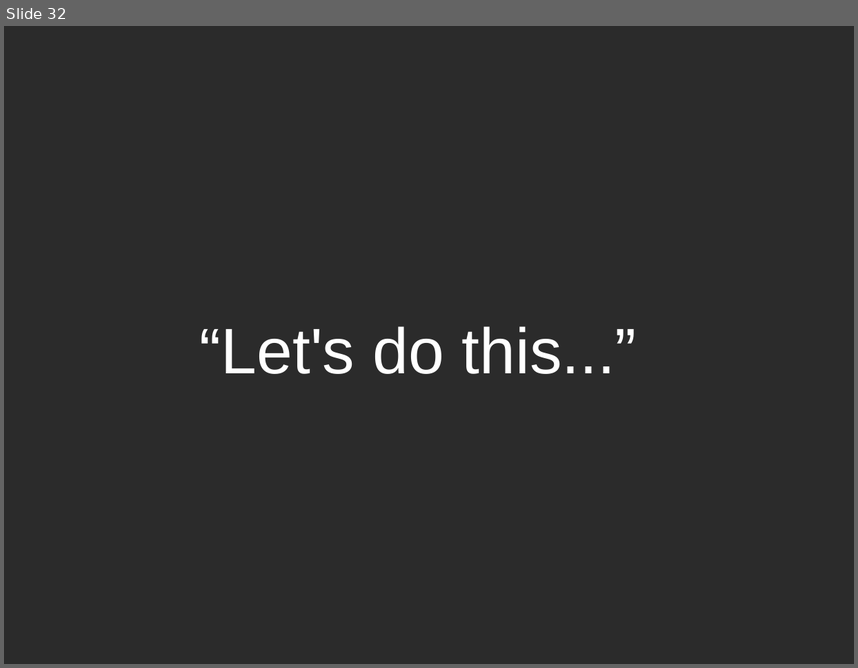
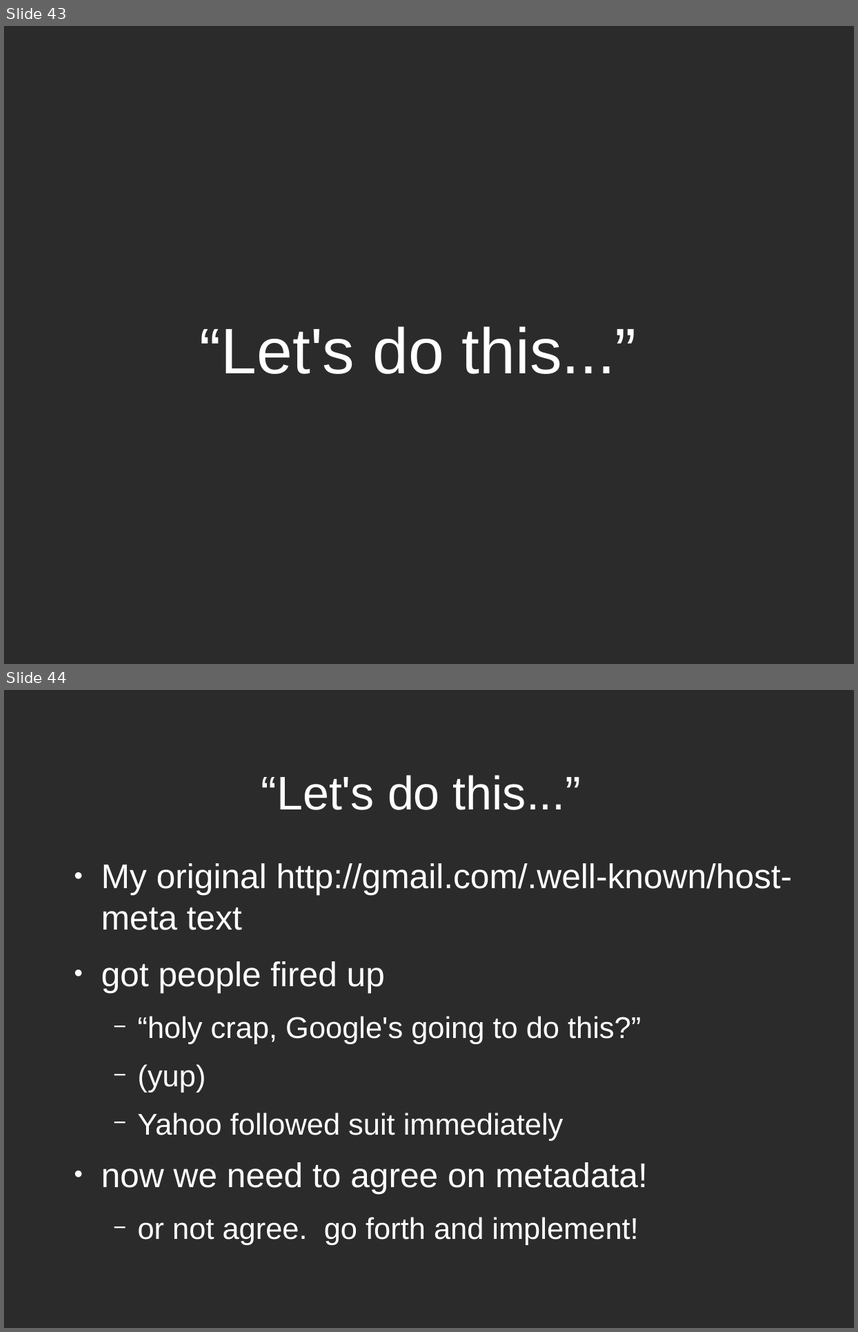
Before and after one commit to bradfitz/talk-gluecon-2010, a slide deck: webfinger.odp. Shown one above the other, each under a label of ours: slide 32 before the commit, slides 43 and 44 after it. The pictures are 858x668 and 858x1332 pixels, drawn with LibreOffice and Linux fonts; fonts in the diff are those of the drawing; background and template pictures are left out; a plain dark background stands for a picture behind light text. Boxes give left, top, right and bottom in pixels: in the first picture for what was removed or moved away, otherwise in the second. Text is boxed around its words. In the diff, an @@ line names an element or a change of style, - is before the commit and + after.

```diff
--- a/webfinger.odp
+++ b/webfinger.odp
@@ slide 44 added at (4,690,854,1328), background picture (left out) @@
@@ title added at (261,775,582,810), 44 pt, text #FFFFFF @@
+“Let's do this...”
@@ text added at (101,863,793,1245), 28 pt, text #FFFFFF @@
+● My original http://gmail.com/.well-known/host-meta text
+● got people fired up
+  − “holy crap, Google's going to do this?”
+  − (yup)
+  − Yahoo followed suit immediately
+● now we need to agree on metadata!
+  − or not agree. go forth and implement!
@@ what was slide 32 is now slide 43 @@
```
Also in this commit, not shown: 5 slides changed, 12 other slides added.
